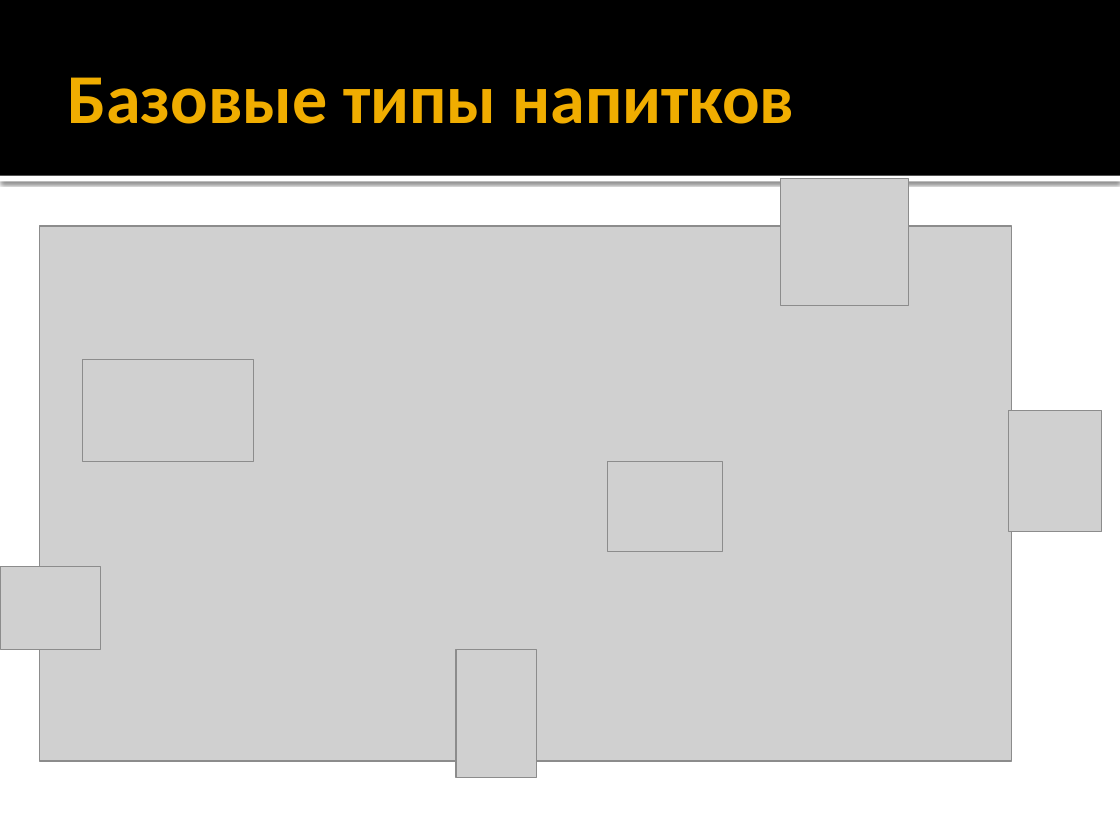
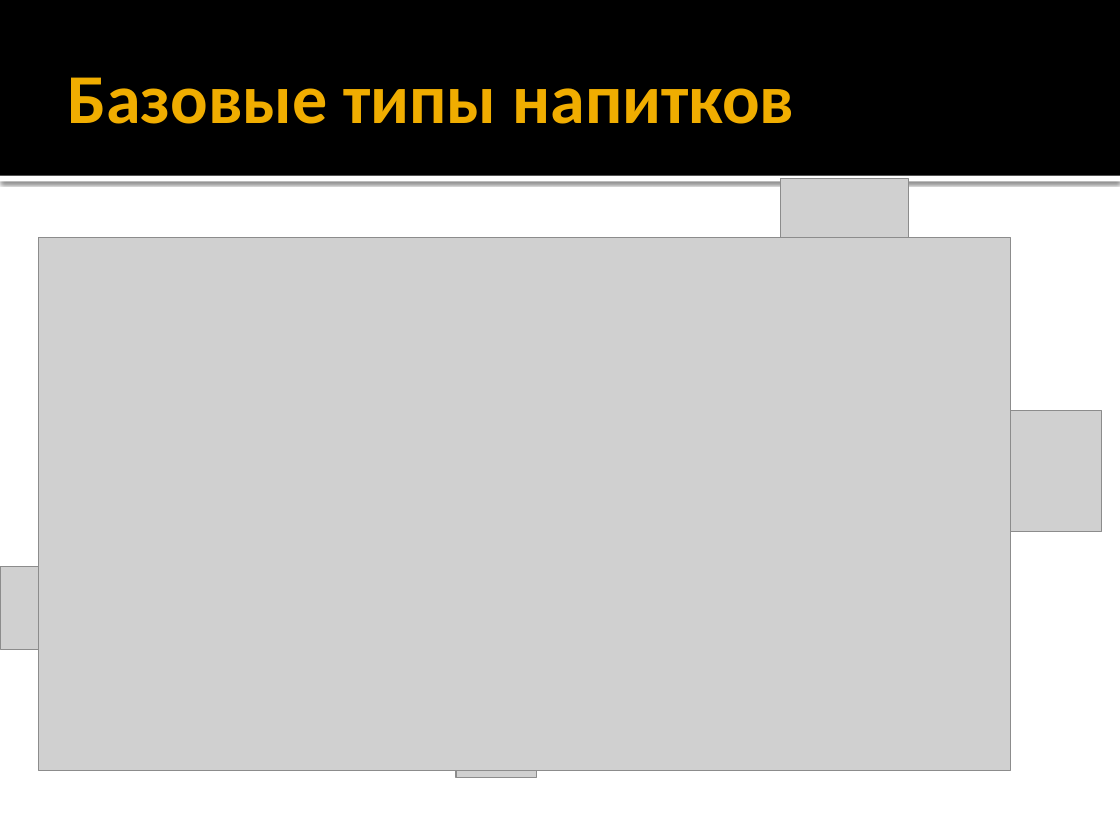
Before and after one commit to alexey-malov/ood, a slide deck: slide 3 of lectures/03.decorator/decorator.pptx. Drawn at 1120x840 pixels with LibreOffice and Linux fonts; fonts in the diff are those of the drawing; grey boxes stand for pictures. Boxes give left, top, right and bottom in pixels: in the first picture for what was removed or moved away, otherwise in the second. Text is boxed around its words. In the diff, an @@ line names an element or a change of style, - is before the commit and + after.

```diff
--- a/lectures/03.decorator/decorator.pptx
+++ b/lectures/03.decorator/decorator.pptx
@@ picture: place and size @@
-picture at bbox=[39, 226, 1011, 762]
+picture at bbox=[38, 237, 1010, 769]
@@ picture removed at bbox=[82, 360, 253, 461] @@
@@ picture removed at bbox=[607, 461, 722, 551] @@
```
Also in this commit, not shown: 3 other slides changed, 4 slides added, 2 other files.
